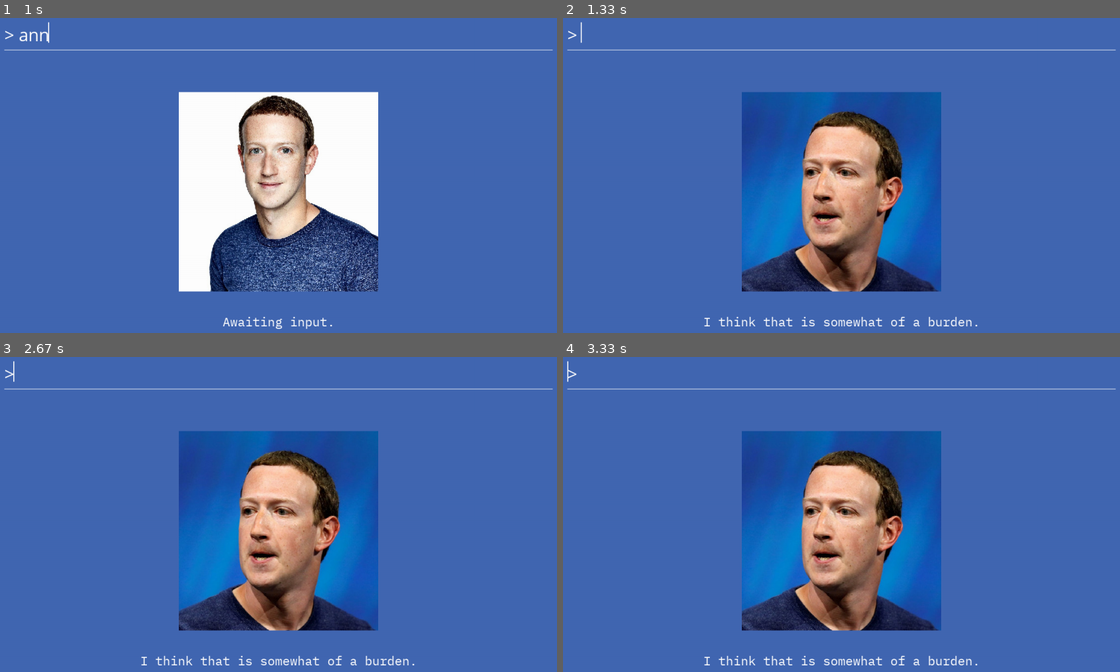
Above: before the commit, frames 1-4 (two rows, left to right).
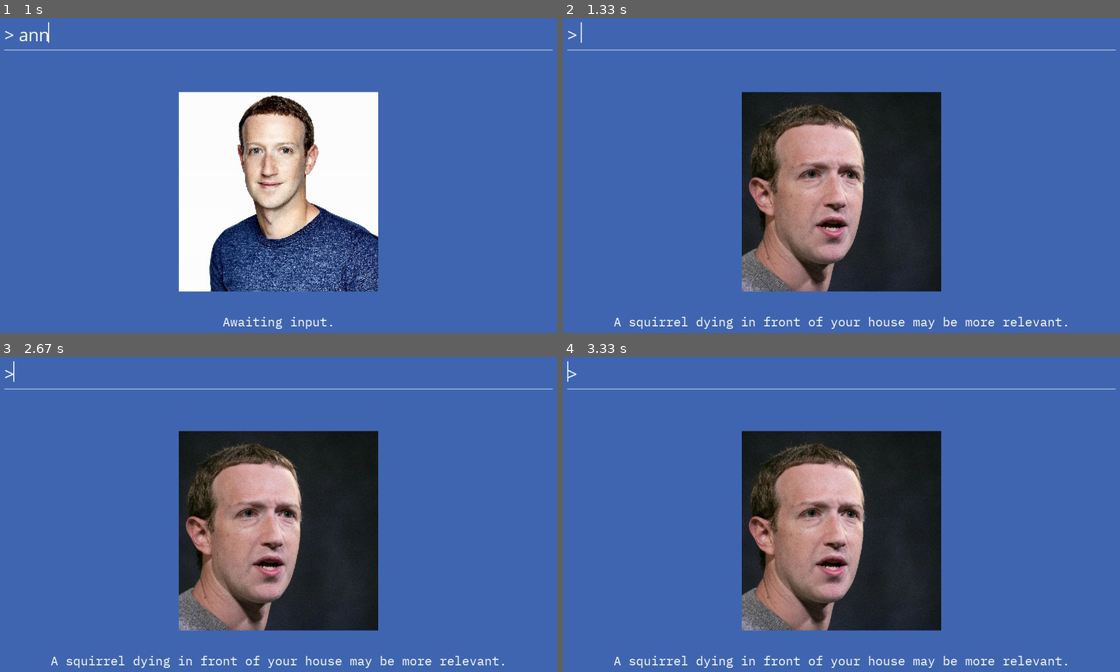
Above: after the commit, the same moments.

Repository: FrancisLangit/zuckbot
Game: pygame game, started from zuckbot/main.py
Same seed, same stepped clock (60 frames per second), same inputs: the game is played once before the commit and once after it.
Inputs:
- Up to frame 1 (1 s): tap Enter at 0.33 s; type "ann" at 0.67 s
- Up to frame 2 (1.33 s): tap Enter at 1, 1.22 s
- Up to frame 3 (2.67 s): hold Right 1.55-2.02 s; hold Right 2.1-2.57 s; hold Left from 2.6 s (still down)
- Up to frame 4 (3.33 s): release Left at 3.13 s; hold Left from 3.17 s (still down)

Frame 1 is identical in both runs. In frame 2, 22% of the frame differs, in the area x 9-91%, y 23-99%; in frame 3, 22%; in frame 4, 22%.

Commit message:
Refactor Zuckbot.answers generation
Code associated with such put into zuckbot_answers.py.

Diff:
--- a/zuckbot/gamestates/objects/zuckbot.py
+++ b/zuckbot/gamestates/objects/zuckbot.py
@@ -1,10 +1,10 @@
 import random
-import threading
 
 import pygame
 import pyttsx3
 
 from .centered_text import Centered_Text
+from .zuckbot_answers import Zuckbot_Answers
 
 
 class Zuckbot:
@@ -20,39 +20,22 @@
 
         self.tts_engine = pyttsx3.init()
 
-        self.answers = self._get_answers_dict()
+        self.answers = Zuckbot_Answers().get()
 
         self.answer_image = pygame.image.load(
             self.settings.zuckbot_neutral_filename)
-        self.answer_image_rect = self.answer_image.get_rect(
-            center=self.screen_rect.center)
-        self.answer_image_rect.y -= 10
+        self.answer_image_rect = self._get_answer_image_rect()
 
         self.answer_text = self._get_answer_text('Awaiting input.')
 
 
-    def _get_answers_dict(self):
-        """Returns a dictionary of answer-image key-value pairs."""
-        return {
-            **dict.fromkeys(
-                self.settings.zuckbot_affirmative_answers,
-                pygame.image.load(self.settings.zuckbot_affirmative_filename)
-            ),
-            **dict.fromkeys(
-                self.settings.zuckbot_noncomittal_answers,
-                pygame.image.load(self.settings.zuckbot_noncomittal_filename)
-            ),
-            **dict.fromkeys(
-                self.settings.zuckbot_negative_answers,
-                pygame.image.load(self.settings.zuckbot_negative_filename)
-            )
-        }
-
-
-    def _get_answer(self):
-        """Returns a random key-value pair from answer dictionary in the form
-        of a tuple."""
-        return random.choice(list(self.answers.items()))
+    def _get_answer_image_rect(self):
+        """Returns rect of Zuckbot's Pygame image object. To be used as pos
+        when blitting to screen."""
+        answer_image_rect = self.answer_image.get_rect(
+            center=self.screen_rect.center)
+        answer_image_rect.y -= 10
+        return answer_image_rect
 
 
     def _get_answer_text(self, answer_string):
@@ -67,28 +50,13 @@
         )
 
 
-    def _update_visuals(self, answer_image, answer_string):
-        """Updates the answer image and answer text of Zuckbot."""
-        self.answer_image = answer_image
-        self.answer_text = self._get_answer_text(answer_string)
-
-
-    def _say_answer(self, answer_string):
-        """Makes text-to-speech engine of Zuckbot say answer string passed.
-        Text to speech engine is run on a separate thread.
-
-        Arguments:
-            answer_string (str) : String for TTS engine to say."""
-        self.tts_engine.say(answer_string)
-        threading.Thread(target=self.tts_engine.runAndWait).start()
-
-
     def answer(self):
         """Makes Zuckbot speak an answer and display an image from a randomly
         chosen tuple value."""
-        answer = self._get_answer()
-        self._update_visuals(answer[1], answer[0])
-        self._say_answer(answer[0])
+        answer = random.choice(self.answers)
+        answer['sound'].play()
+        self.answer_image = answer['image']
+        self.answer_text = self._get_answer_text(answer['text'])
 
 
     def reset(self):
--- /dev/null
+++ b/zuckbot/gamestates/objects/zuckbot_answers.py
@@ -0,0 +1,112 @@
+import pygame
+
+
+class Zuckbot_Answers:
+    """Holds methods associated with generating an array filled with
+    dictionaries each representing one of Zuckbot's answers."""
+
+
+    def _get_answer_dict(self, answer_name, answer_text):
+        """Returns a dictionary holding the sound, image, and text to be shown
+        for one of Zuckbot's answers.
+
+        Arguments:
+            answer_name (str) : Name of the audio and image file.
+            answer_text (str) : Text of the answer to be displayed.
+        """
+        return {
+            'sound': pygame.mixer.Sound(f'data/audio/{answer_name}.wav'),
+            'image': pygame.image.load(f'data/images/{answer_name}.jpg'),
+            'text': answer_text,
+        }
+
+
+    def get(self):
+        """Returns an array of answer dictionaries."""
+        return [
+            # Affirmatives
+            self._get_answer_dict(
+                'zuckbot_affirmative_1',
+                "I don't see why that isn't possible."
+            ),
+            self._get_answer_dict(
+                'zuckbot_affirmative_2',
+                 "It's almost a disadvantage if you're not on it now.",
+            ),
+            self._get_answer_dict(
+                'zuckbot_affirmative_3',
+                'Sure, if you do the things that are easier first.',
+            ),
+            self._get_answer_dict(
+                'zuckbot_affirmative_4',
+                "There's a lot of that in Silicon Valley.",
+            ),
+            self._get_answer_dict(
+                'zuckbot_affirmative_5',
+                "Yes, I believe that that's correct.",
+            ),
+
+            # Negatives
+            self._get_answer_dict(
+                'zuckbot_negative_1',
+                'A squirrel dying in front of your house may be more relevant.',
+            ),
+            self._get_answer_dict(
+                'zuckbot_negative_2',
+                "Certainly doesn't feel like that to me.",
+            ),
+            self._get_answer_dict(
+                'zuckbot_negative_3',
+                'I think that is somewhat of a burden.',
+            ),
+            self._get_answer_dict(
+                'zuckbot_negative_4',
+                "No.",
+            ),
+            self._get_answer_dict(
+                'zuckbot_negative_5',
+                "No, I would not choose to do that publicly here.",
+            ),
+
+            # Non-comittals
+            self._get_answer_dict(
+                'zuckbot_noncomittal_1',
+                "Can't really give you an answer to that one.",
+            ),
+            self._get_answer_dict(
+                'zuckbot_noncomittal_2',
+                "I don't know the answer to that off the top of my head.",
+            ),
+            self._get_answer_dict(
+                'zuckbot_noncomittal_3',
+                'I hope not.',
+            ),
+            self._get_answer_dict(
+                'zuckbot_noncomittal_4',
+                "I'm not sure what that means.",
+            ),
+            self._get_answer_dict(
+                'zuckbot_noncomittal_5',
+                "I'm not sure of the answer to that question.",
+            ),
+            self._get_answer_dict(
+                'zuckbot_noncomittal_6',
+                'Maybe.',
+            ),
+            self._get_answer_dict(
+                'zuckbot_noncomittal_7',
+                'This is a complex issue that deserves more than one word.',
+            ),
+            self._get_answer_dict(
+                'zuckbot_noncomittal_8',
+                "Can't answer right now. Too much sunscreen on my face.",
+            ),
+            self._get_answer_dict(
+                'zuckbot_noncomittal_9',
+                "Hold on, I'll ask my legal counsel first.",
+            ),
+            self._get_answer_dict(
+                'zuckbot_noncomittal_10',
+                "We'll get back to you on that.",
+            ),
+        ]
--- a/zuckbot/settings.py
+++ b/zuckbot/settings.py
@@ -23,40 +23,5 @@
         self.question_input_max_length = 64
         self.question_input_dest = (50, 50)
 
-        # Zuckbot Answers
-        self.zuckbot_affirmative_answers = [
-            "I don't see why that isn't possible.",
-            "It's almost a disadvantage if you're not on it now.",
-            'Sure, if you do the things that are easier first.',
-            "There's a lot of that in Silicon Valley.",
-            "Yes, I believe that that's correct.",
-        ]
-        self.zuckbot_noncomittal_answers = [
-            "Can't really give you an answer to that one.",
-            "I don't know the answer to that off the top of my head.",
-            'I hope not.',
-            "I'm not sure what that means.",
-            "I'm not sure of the answer to that question.",
-            'Maybe.',
-            'This is a complex issue that deserves more than one word.',
-            "Can't answer right now. Too much sunscreen on my face.",
-            "Hold on, I'll ask my legal counsel first.",
-            "We'll get back to you on that.",
-        ]
-        self.zuckbot_negative_answers = [
-            'A squirrel dying in front of your house may be more relevant.',
-            "Certainly doesn't feel like that to me.",
-            'I think that is somewhat of a burden.',
-            "No.",
-            "No, I would not choose to do that publicly here.",
-        ]
-
-        # Zuckbot Images
-        self.zuckbot_neutral_filename = (
-            'data/images/zuckbot_neutral.jpg')
-        self.zuckbot_affirmative_filename = (
-            'data/images/zuckbot_affirmative_1.jpg')
-        self.zuckbot_noncomittal_filename = (
-            'data/images/zuckbot_noncomittal_1.jpg')
-        self.zuckbot_negative_filename = (
-            'data/images/zuckbot_negative_5.jpg')
+        # Zuckbot
+        self.zuckbot_neutral_filename = ('data/images/zuckbot_neutral.jpg')
Binary file changed: zuckbot/data/images/zuckbot_noncomittal_4.jpg
Binary file changed: zuckbot/data/images/zuckbot_noncomittal_9.jpg
